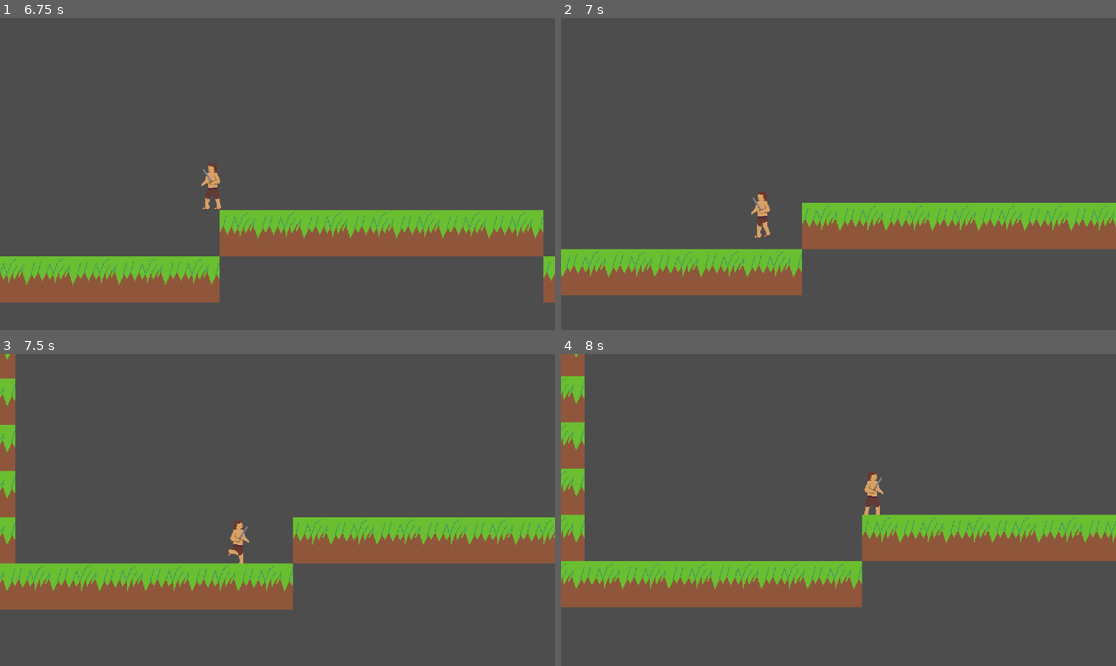
Above: before the commit, frames 1-4 (two rows, left to right).
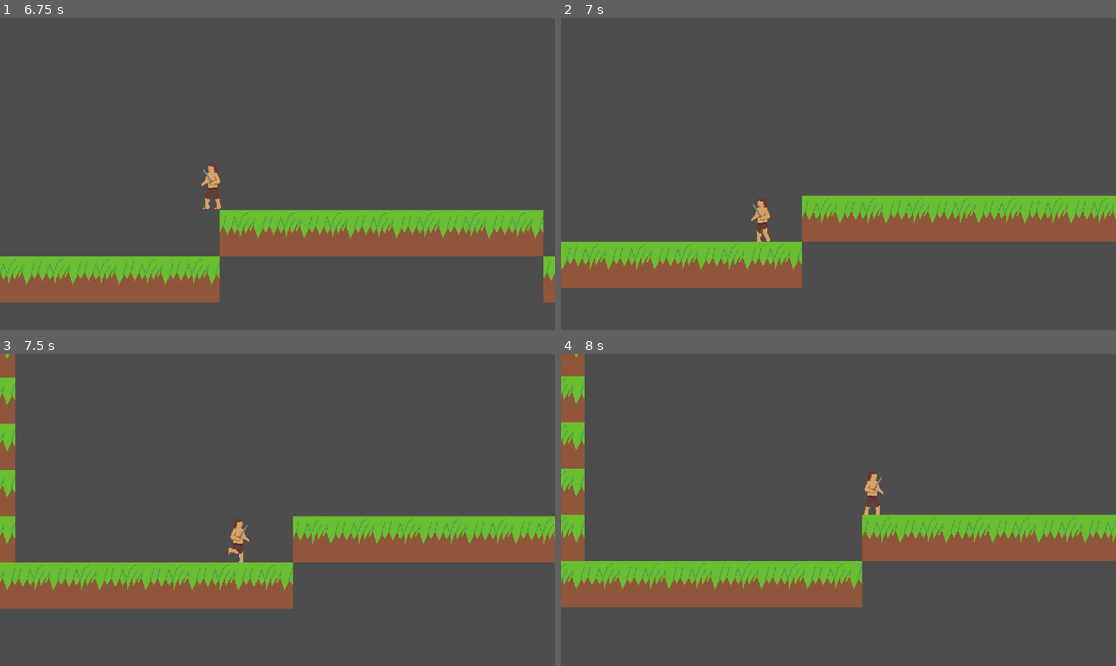
Above: after the commit, the same moments.

Repository: domaners/hestons_world
Game: Godot game, scene res://test_level.tscn
Two runs of this game, one before a commit and one after it. Both use one fixed random seed, a clock stepped at 60 frames per second and the inputs below.
Inputs:
- Up to frame 1 (6.75 s): tap Enter (ui_accept) at 0.5, 0.77, 1.52, 3.02, 3.77, 4.52, 6.02 s; hold Right (ui_right) 0.53-2.03 s; tap Ctrl (Ctrl) every 0.75 s from 0.6 to 6.6 s; hold Left (ui_left) 2.03-2.78 s; hold Right (ui_right) 2.78-4.28 s; hold Left (ui_left) 4.28-5.03 s; hold Right (ui_right) 5.03-5.78 s; hold Left (ui_left) from 5.78 s (still down)
- Up to frame 2 (7 s): keep holding Left (ui_left); tap Enter (ui_accept) at 6.77 s
- Up to frame 3 (7.5 s): release Left (ui_left) at 7.28 s; hold Right (ui_right) from 7.28 s (still down); tap Ctrl (Ctrl) at 7.35 s
- Up to frame 4 (8 s): keep holding Right (ui_right); tap Enter (ui_accept) at 7.52 s

Frame 1 is identical in both runs. In frame 2, 8.4% of the frame differs, in the area x 0-100%, y 55-89%; in frame 3, 1.9%; in frame 4, less than 0.1%.

Commit message:
Added enemy sprite and basic movement logic

Diff:
--- /dev/null
+++ b/enemy.gd
@@ -0,0 +1,30 @@
+extends Area2D
+
+@export var move_speed : float = 30.0
+@export var move_dir : Vector2 = Vector2()
+
+var start_position : Vector2 = Vector2()
+var target_position : Vector2 = Vector2(0, 0)
+#var global_position : Vector2 = Vector2()
+
+func _ready():
+	start_position = global_position
+	target_position = start_position + move_dir
+
+func _process(delta):
+	global_position = global_position.move_toward(target_position, move_speed * delta)
+
+	if global_position == target_position:
+		if global_position == start_position:
+			target_position = start_position + move_dir
+		else:
+			target_position = start_position
+
+
+func _on_body_entered(body):
+	if body.is_in_group("CollisionShape2DSword"):
+		print("HIT ENEMY!!!")
+	elif body.is_in_group("Player"):
+		print("HIT PLAYER")
+	else:
+		print("WAAAAHHHHH")
--- /dev/null
+++ b/enemy.tscn
@@ -0,0 +1,31 @@
+[gd_scene load_steps=5 format=3 uid="uid://ba1h6ko2ci8j2"]
+
+[ext_resource type="Script" path="res://enemy.gd" id="1_ef45n"]
+[ext_resource type="Texture2D" uid="uid://d3m5iub1cgx3o" path="res://sprites/enemy-idle.png" id="1_t16po"]
+
+[sub_resource type="CapsuleShape2D" id="CapsuleShape2D_h30du"]
+radius = 17.0
+height = 122.0
+
+[sub_resource type="SpriteFrames" id="SpriteFrames_i7njm"]
+animations = [{
+"frames": [{
+"duration": 1.0,
+"texture": ExtResource("1_t16po")
+}],
+"loop": true,
+"name": &"default",
+"speed": 5.0
+}]
+
+[node name="Enemy" type="Area2D"]
+script = ExtResource("1_ef45n")
+move_dir = Vector2(-300, 0)
+
+[node name="CollisionShape2D" type="CollisionShape2D" parent="."]
+shape = SubResource("CapsuleShape2D_h30du")
+
+[node name="AnimatedSprite2D" type="AnimatedSprite2D" parent="."]
+sprite_frames = SubResource("SpriteFrames_i7njm")
+
+[connection signal="body_entered" from="." to="." method="_on_body_entered"]
--- a/player.gd
+++ b/player.gd
@@ -50,8 +50,8 @@
 
 # Enables collisions on the sword, for attacking enemies
 func set_strike_collision():
-	$CollisionShape2DSword.set_deferred("disabled", false)
+	$CollisionShape2DSword.disabled = false
 
 func _on_animated_sprite_2d_animation_finished():
-	$CollisionShape2DSword.set_deferred("enabled", false)
+	$CollisionShape2DSword.disabled = true
 	animation_locked = false
--- a/player.tscn
+++ b/player.tscn
@@ -57,7 +57,7 @@
 "speed": 10.0
 }]
 
-[node name="Player" type="CharacterBody2D"]
+[node name="Player" type="CharacterBody2D" groups=["Player"]]
 script = ExtResource("1_au1lj")
 
 [node name="CollisionShape2D" type="CollisionShape2D" parent="."]
@@ -66,7 +66,6 @@
 [node name="CollisionShape2DSword" type="CollisionShape2D" parent="."]
 position = Vector2(20, -7.5)
 shape = SubResource("RectangleShape2D_nmkfy")
-disabled = true
 
 [node name="AnimatedSprite2D" type="AnimatedSprite2D" parent="."]
 sprite_frames = SubResource("SpriteFrames_pxhx1")
--- a/test_level.tscn
+++ b/test_level.tscn
@@ -1,7 +1,8 @@
-[gd_scene load_steps=5 format=3 uid="uid://d4ds70bi00w8k"]
+[gd_scene load_steps=6 format=3 uid="uid://d4ds70bi00w8k"]
 
 [ext_resource type="PackedScene" uid="uid://d3pqr7jb0ieme" path="res://player.tscn" id="1_5jnuu"]
 [ext_resource type="Texture2D" uid="uid://dd3o5qyade1qt" path="res://sprites/ground_grass.png" id="2_8s33r"]
+[ext_resource type="PackedScene" uid="uid://ba1h6ko2ci8j2" path="res://enemy.tscn" id="2_bwpbp"]
 
 [sub_resource type="TileSetAtlasSource" id="TileSetAtlasSource_4irct"]
 texture = ExtResource("2_8s33r")
@@ -69,6 +70,9 @@
 [node name="RemoteTransform2D" type="RemoteTransform2D" parent="Player"]
 remote_path = NodePath("../../Camera2D")
 
+[node name="Enemy" parent="." instance=ExtResource("2_bwpbp")]
+position = Vector2(522, -2)
+
 [node name="TileMap" type="TileMap" parent="."]
 tile_set = SubResource("TileSet_2ett5")
 format = 2
Not shown, added: ene2828.tmp
Not shown, added: ene87B7.tmp
Not shown, added: eneD078.tmp
